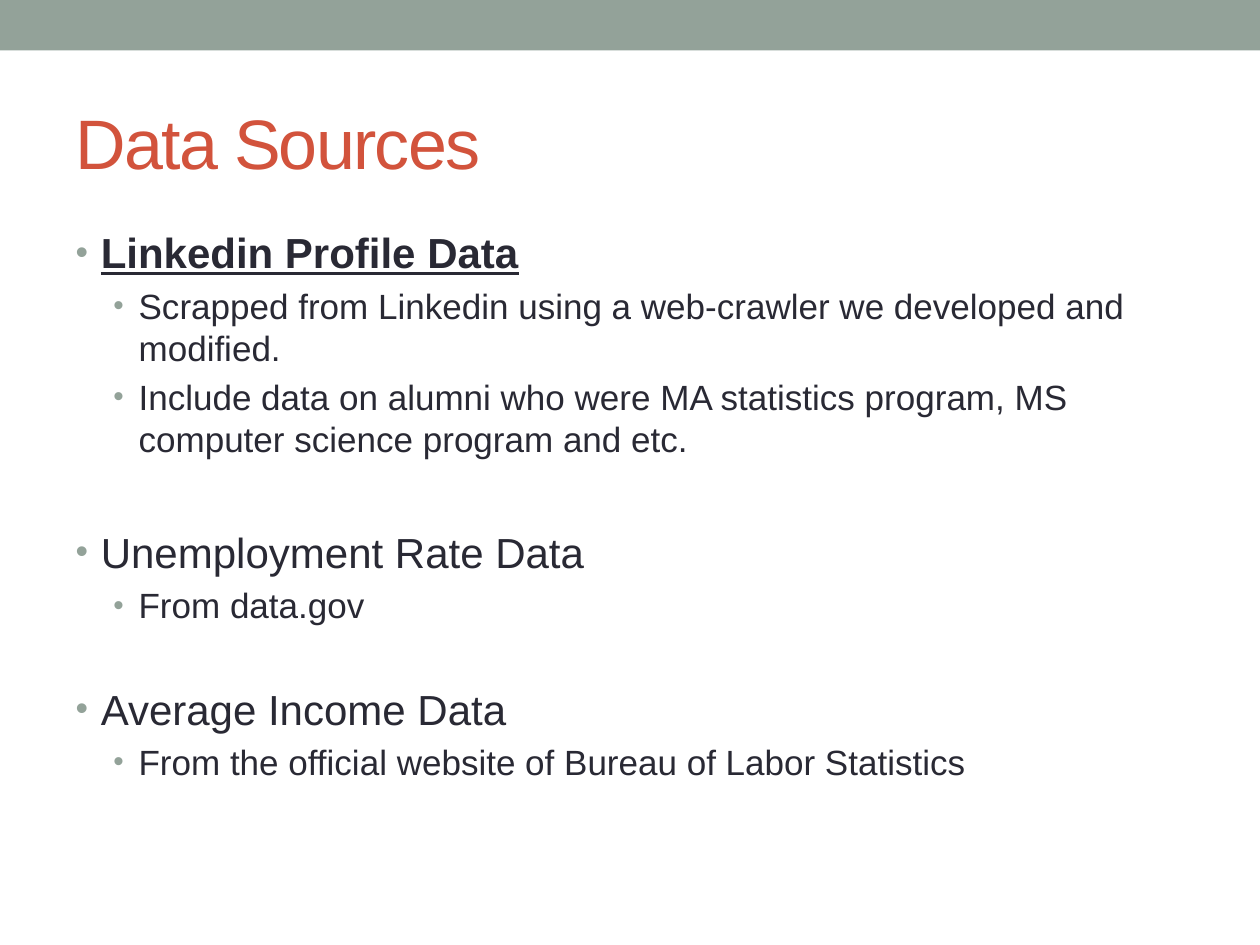
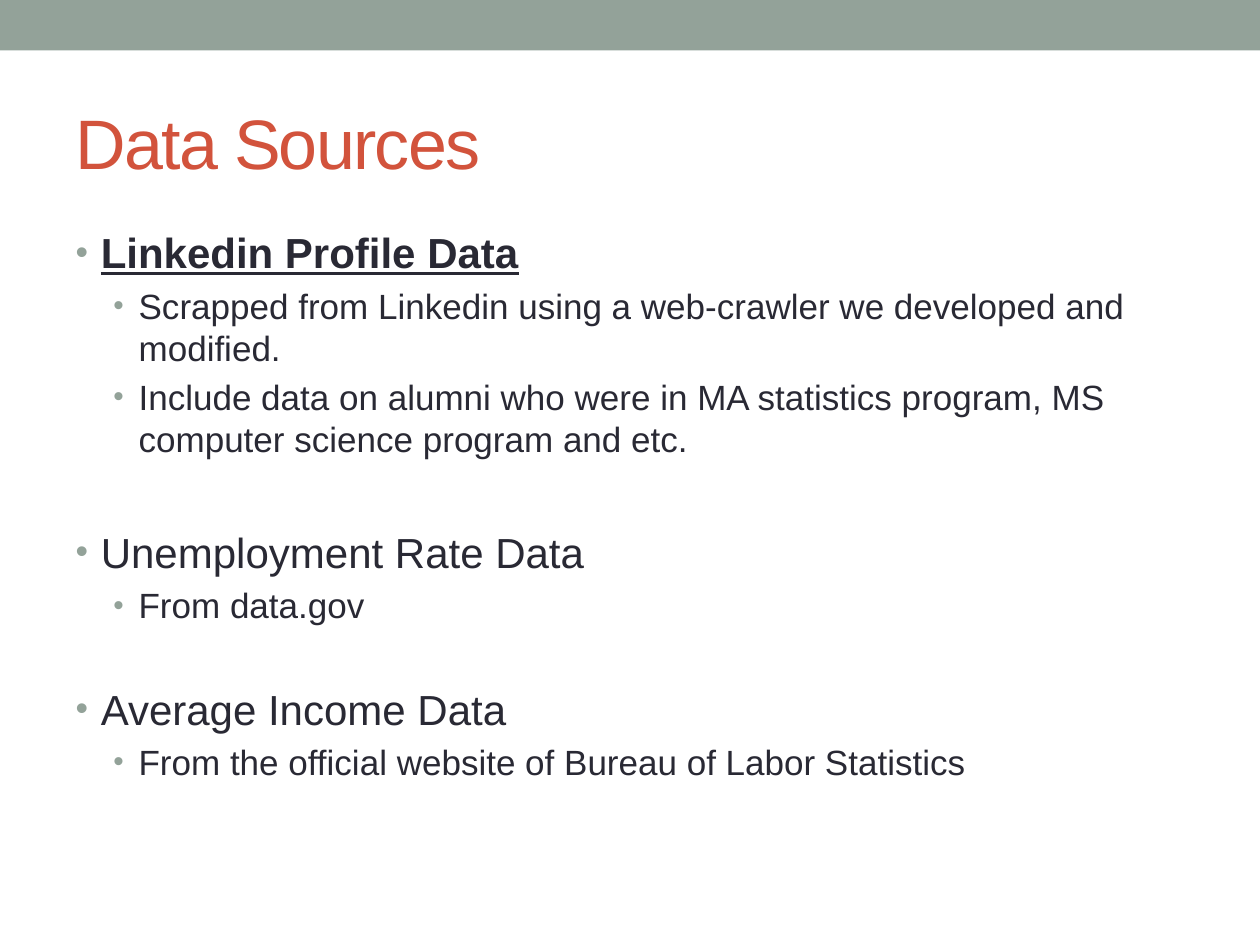
Before and after one commit to yuhanzha/RShiny-Alumni-Employment, a slide deck: slide 3 of doc/R shiny presentation.pptx. Drawn at 1260x945 pixels with LibreOffice and Linux fonts; fonts in the diff are those of the drawing. Boxes give left, top, right and bottom in pixels: in the first picture for what was removed or moved away, otherwise in the second. Text is boxed around its words. In the diff, an @@ line names an element or a change of style, - is before the commit and + after.

Commit message:
Update ppt

```diff
--- a/doc/R shiny presentation.pptx
+++ b/doc/R shiny presentation.pptx
@@ text at [139,384,1105,459]: text changed @@
-  • Include data on alumni who were MA statistics program, MS computer science program and etc.
+  • Include data on alumni who were in MA statistics program, MS computer science program and etc.
```
Also in this commit, not shown: 1 other slide changed.
